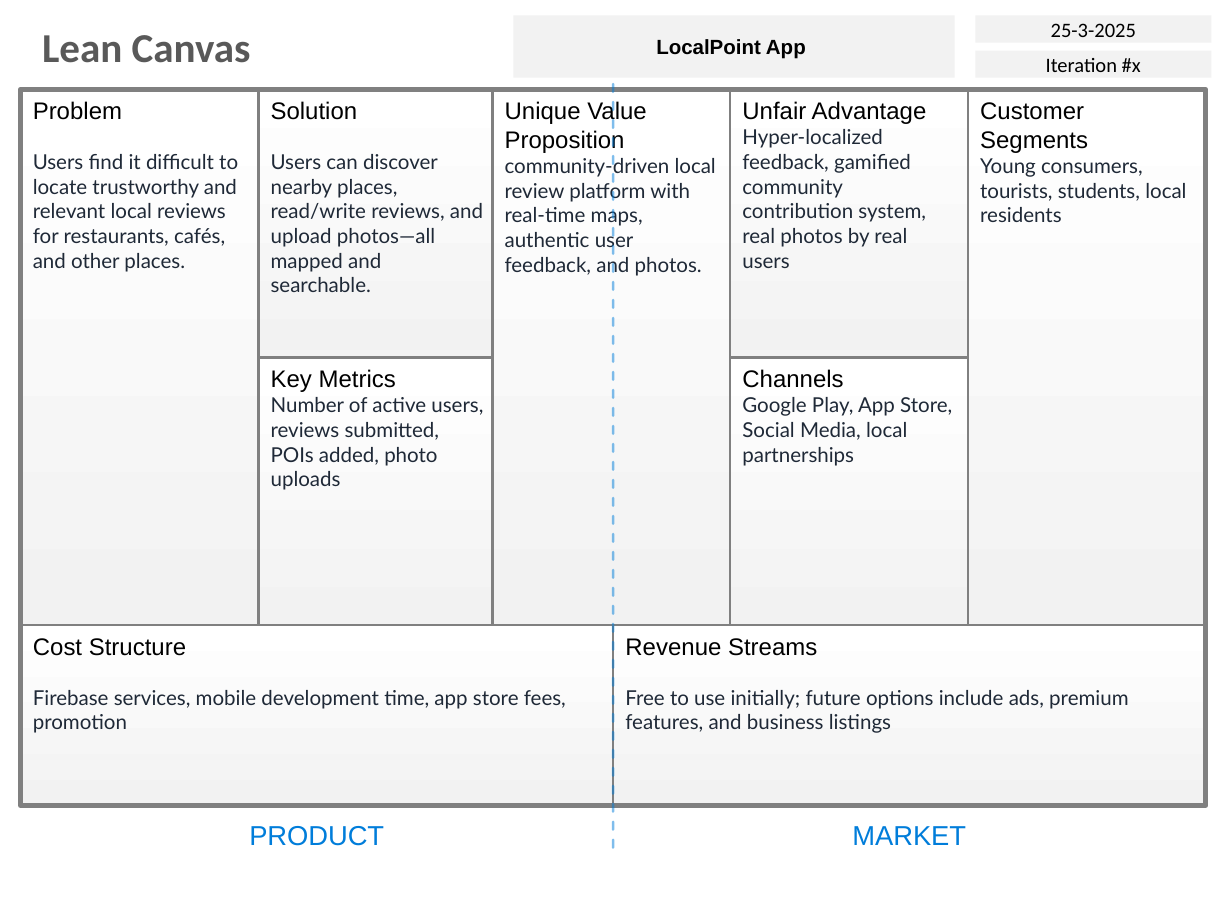
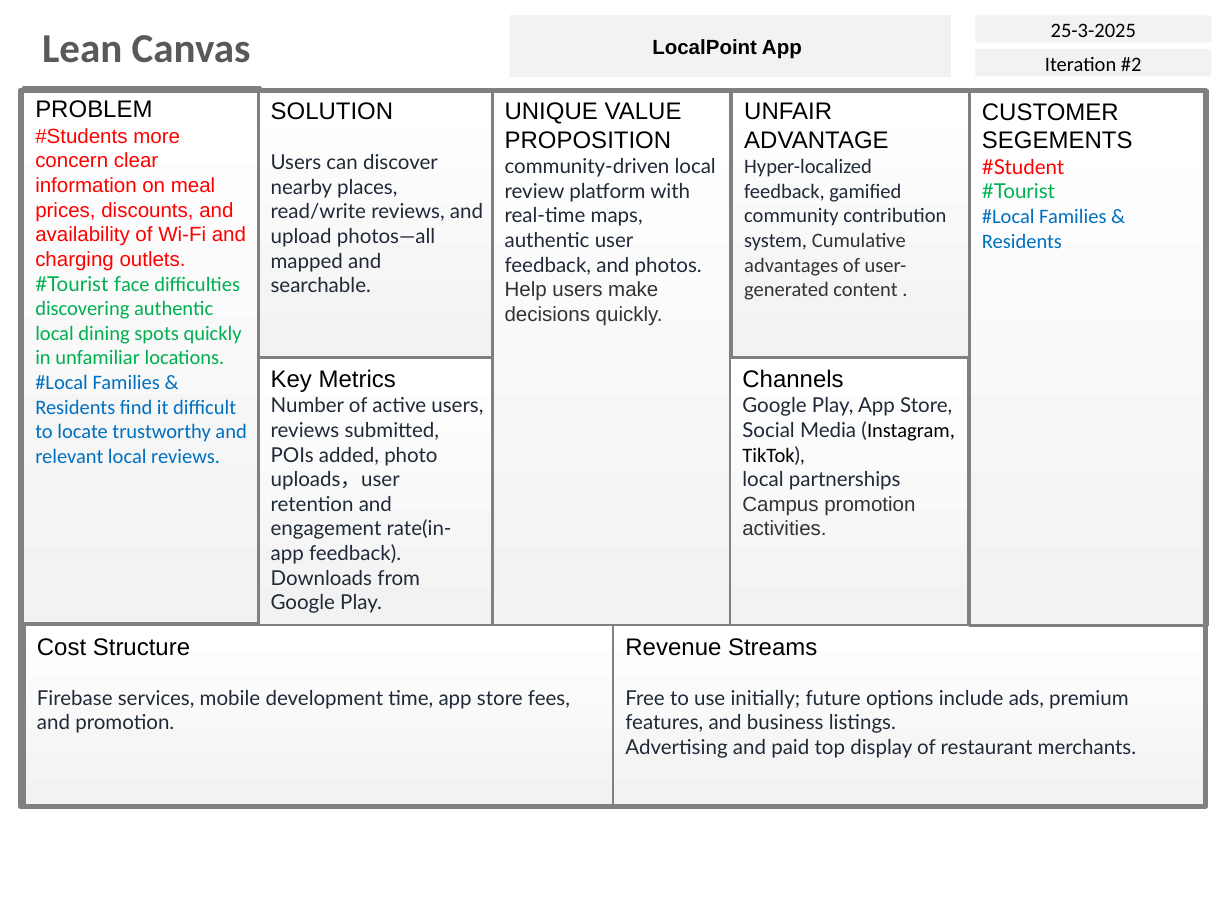
Before and after one commit to Oliverliu233/MAD-Assignment-LocalPoint-App, a slide deck: slide 1 of Lean Canvas .pptx. Drawn at 1232x924 pixels with LibreOffice and Linux fonts; fonts in the diff are those of the drawing. Boxes give left, top, right and bottom in pixels: in the first picture for what was removed or moved away, otherwise in the second. Text is boxed around its words. In the diff, an @@ line names an element or a change of style, - is before the commit and + after.

Commit message:
Add files via upload
Iteration #2

```diff
--- a/Lean Canvas .pptx
+++ b/Lean Canvas .pptx
@@ rectangle "LocalPoint App": place and size @@
-rectangle "LocalPoint App" at [514, 16, 955, 78]
+rectangle "LocalPoint App" at [509, 15, 950, 76]
@@ text in rectangle at [1045, 57, 1142, 71]: text changed @@
-Iteration #x
+Iteration #2
@@ line removed from (614, 848) to (614, 75) @@
@@ text in rounded rectangle at [35, 100, 246, 463]: text changed; font Lato to Calibri; text colour #1F2937 to #FF0000 @@
-Problem
-Users find it difficult to locate trustworthy and relevant local reviews for restaurants, cafés, and other places.
+PROBLEM
+#Students more concern clear information on meal prices, discounts, and availability of Wi-Fi and charging outlets.
+#Tourist face difficulties discovering authentic local dining spots quickly in unfamiliar locations.
+#Local Families & Residents find it difficult to locate trustworthy and relevant local reviews.
@@ text in rounded rectangle at [271, 102, 394, 120]: text changed @@
-Solution
+SOLUTION
@@ text in rounded rectangle at [505, 102, 716, 326]: text changed @@
-Unique Value Proposition
-community-driven local review platform with real-time maps, authentic user feedback, and photos.
+UNIQUE VALUE PROPOSITION
+community-driven local review platform with real-time maps, authentic user feedback, and photos. Help users make decisions quickly.
@@ text in rounded rectangle at [744, 102, 946, 300]: text changed; font Lato to Calibri @@
-Unfair Advantage
-Hyper-localized feedback, gamified community contribution system, real photos by real users
+UNFAIR ADVANTAGE
+Hyper-localized feedback, gamified community contribution system, Cumulative advantages of user-generated content .
@@ text in rounded rectangle at [982, 103, 1133, 248]: text changed; font Lato to Calibri; text colour #1F2937 to #0070C0 @@
-Customer Segments
-Young consumers, tourists, students, local residents
+CUSTOMER SEGEMENTS
+#Student
+#Tourist
+#Local Families & Residents
@@ text in rounded rectangle at [271, 397, 483, 613]: text changed @@
-Number of active users, reviews submitted, POIs added, photo uploads
+Number of active users, reviews submitted, POIs added, photo uploads，user retention and engagement rate(in-app feedback).
+Downloads from Google Play.
@@ text in rounded rectangle at [742, 397, 954, 535]: text changed @@
-Google Play, App Store, Social Media, local partnerships
+Google Play, App Store, Social Media (Instagram, TikTok),
+local partnerships Campus promotion activities.
@@ rounded rectangle "Cost Structure": place and size @@
-rounded rectangle "Cost Structure" at [21, 625, 614, 804]
+rounded rectangle "Cost Structure" at [25, 625, 617, 804]
@@ text in rounded rectangle at [37, 690, 570, 733]: text changed @@
-Firebase services, mobile development time, app store fees, promotion
+Firebase services, mobile development time, app store fees, and promotion.
@@ text in rounded rectangle at [625, 690, 1137, 758]: text changed @@
-Free to use initially; future options include ads, premium features, and business listings
+Free to use initially; future options include ads, premium features, and business listings.
+Advertising and paid top display of restaurant merchants.
@@ text removed at [249, 826, 384, 846] @@
-PRODUCT
@@ text removed at [852, 826, 966, 845] @@
-MARKET
```
